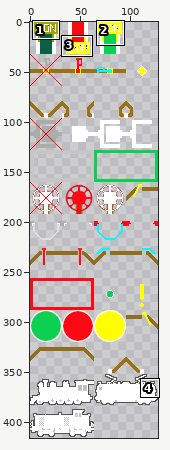
Two versions of one sprite sheet, Source/RunActivity/Content/TrainOperations/TrainOperationsMap32.png. Above, an overview of the earlier version with the close-up marked.
Close-up. Earlier state:
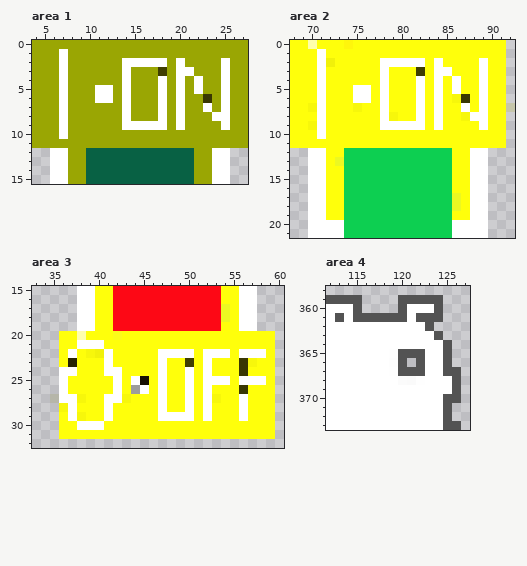
The file is 128x416 pixels. Pixels under 10% opacity are left out. Colours within 5 levels of each other are drawn and written as one. Shown: area 1: x 4..27, y 0..15; area 2: x 68..92, y 0..21; area 3: x 33..60, y 15..32; area 4: x 112..127, y 358..373. The commit also changed other parts of the picture, which this record leaves out.
After:
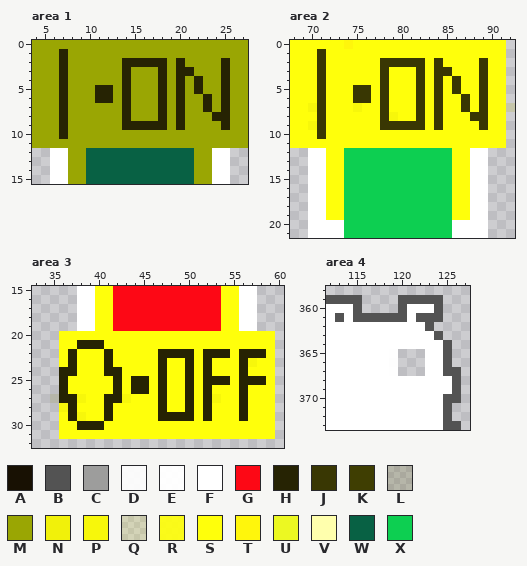
Palette (. is transparent): A #181103  B #535353  C #9d9d9c  D #ffffffeb  E #fffffff8  F #ffffff  G #fd0815  H #262303  J #393703  K #3f3e02  L #53510330  M #9aa603  N #f1f10a  P #f7f70b  Q #ffff0b21  R #ffff0beb  S #ffff0b  T #fff60c  U #ecf822  V #ffffad  W #086144  X #0dcf51
What changed:
Area 1:
Colour F becomes colour H in row 1 at x 7; in row 2 at x 7, 14 to 18, 20 and 25; in row 3 at x 7, 14, 20 to 21 and 25; in row 4 at x 7, 14, 18, 20, 22 and 25; in row 5 at x 7, 11 to 12, 14, 18, 20, 22 and 25; in row 6 at x 7, 11 to 12, 14, 18, 20 and 25.
Colour F becomes colour H in row 7 at x 7, 14, 18, 20, 23 and 25; in row 8 at x 7, 14, 18, 20 and 24 to 25; in row 9 at x 7, 14 to 18, 20 and 25; in row 10 at x 7.
Colour J becomes colour H in row 6 at x 23.
Colour K becomes colour H in row 3 at x 18.
Area 2:
Colour F becomes colour J in row 1 at x 71; in row 2 at x 71, 78 to 82, 84 and 89; in row 3 at x 71, 78, 84 to 85 and 89; in row 4 at x 71, 78, 82, 84, 86 and 89; in row 5 at x 71, 75 to 76, 78, 82, 84, 86 and 89; in row 6 at x 71, 75 to 76, 78, 82, 84 and 89.
Colour F becomes colour J in row 7 at x 71, 78, 82, 84, 87 and 89; in row 8 at x 71, 78, 82, 84 and 88 to 89; in row 9 at x 71, 78 to 82, 84 and 89; in row 10 at x 71.
Colour K becomes colour J in row 3 at x 82.
Colour N becomes colour S in row 2 at x 72.
Colour P becomes colour S in row 6 at x 86; in row 8 at x 87.
Colour U becomes colour S in row 13 at x 73; in rows 17 to 18 at x 86.
Colour V becomes colour S in row 0 at x 70.
Area 3:
Colour A becomes colour H in row 25 at x 45.
Colour C becomes colour H in row 26 at x 44.
Colour F becomes colour H in row 21 at x 38 to 40; in row 22 at x 37, 41, 47 to 50, 52 to 54 and 56 to 58; in row 23 at x 41, 47 and 52; in row 24 at x 36 to 37, 41 to 42, 47, 50 and 52; in row 25 at x 36, 42, 44, 47, 50, 52 to 54 and 56 to 58; in row 26 at x 36, 42, 45, 47, 50 and 52.
Colour F becomes colour H in row 27 at x 36 to 37, 41 to 42, 47, 50, 52 and 56; in row 28 at x 37, 41, 47, 50, 52 and 56; in row 29 at x 37, 41, 47 to 50, 52 and 56; in row 30 at x 38 to 40.
Colour J becomes colour H in rows 23 to 24 at x 56; in row 26 at x 56.
Colour K becomes colour H in row 23 at x 50.
Colour N becomes colour S in row 22 at x 40.
Colour P becomes colour S in row 22 at x 39.
Colour R becomes colour S in row 20 at x 42.
Colour U becomes colour S in rows 17 to 18 at x 54.
Colour V becomes colour S in row 20 at x 38.
Area 4:
Colour D becomes colour F in row 368 at x 120 to 121.
Colour E becomes colour F in row 368 at x 122.
The edit erases colour B in row 365 at x 120 to 122; in row 366 at x 120 and 122; in row 367 at x 120 to 122.
Boxes around the changes in both close-ups, in picture pixels (x1, y1, x2, y2):
changed: (59, 49, 230, 139)
changed: (308, 40, 488, 166)
changed: (452, 193, 461, 211)
changed: (59, 304, 266, 430)
changed: (398, 349, 425, 385)
